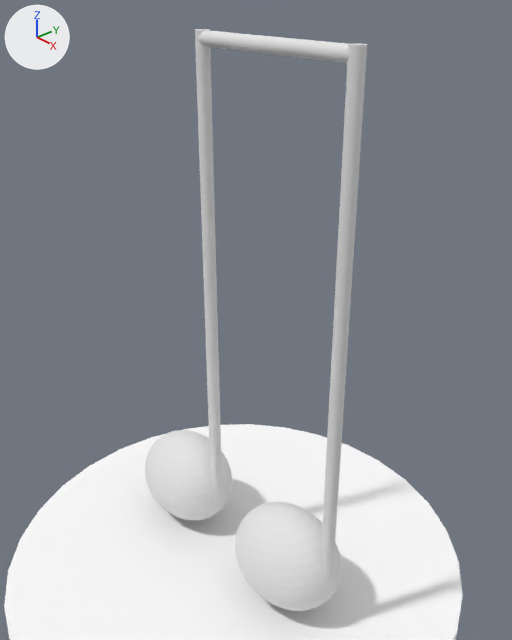
An edit to the Blender file Assets/Models/Tokens/twoUnits.blend, drawn before and after from the same camera.
Before and after are seen from a 50 mm lens placed at (0.76, -0.611, 0.971), pointed at (0.016, 0.036, 0.485). Lighting does not change. The marker at upper left points along +X, +Y and +Z.

The older version as bpy lines, for what is in view:
```python
me_cylinder_001 = bpy.data.meshes.new('Cylinder.001')
me_cylinder_001.from_pydata(...)  # a 32-sided cylinder along z spanning x -0.01..0.01, y -0.01..0.01, z -0.5..0.5
me_cylinder_001.materials.append(mat_plastic)  # its picture is missing
me_cylinder_002 = bpy.data.meshes.new('Cylinder.002')
me_cylinder_002.from_pydata(...)  # a 32-sided cylinder along z spanning x -0.01..0.01, y -0.01..0.01, z -0.5..0.5
me_cylinder_002.materials.append(mat_plastic_001)  # its picture is missing
me_cylinder_003 = bpy.data.meshes.new('Cylinder.003')
me_cylinder_003.from_pydata(...)  # a 32-sided cylinder along z spanning x -0.01..0.01, y -0.01..0.01, z -0.5..0.5
me_cylinder_003.materials.append(mat_plastic_004)  # its picture is missing
me_sphere_001 = bpy.data.meshes.new('Sphere.001')
me_sphere_001.from_pydata(...)  # a UV sphere (32 segments, 16 rings, poles along z) spanning x -0.1..0.1, y -0.1..0.1, z -0.1..0.1
me_sphere_001.materials.append(mat_plastic_001)  # its picture is missing
ob_cylinder_001 = bpy.data.objects.new('Cylinder.001', me_cylinder_001)
ob_cylinder_001.location = (-0.05, 0.0, 0.5)
ob_cylinder_001.scale = (1.0, 1.0, 0.8)
ob_cylinder_002 = bpy.data.objects.new('Cylinder.002', me_cylinder_002)
ob_cylinder_002.location = (0.223, 0.0, 0.5)
ob_cylinder_002.scale = (1.0, 1.0, 0.8)
ob_cylinder_003 = bpy.data.objects.new('Cylinder.003', me_cylinder_003)
ob_cylinder_003.location = (0.086, 0.0, 0.89)
ob_cylinder_003.rotation_euler = (0.0, 1.571, 0.0)  # degrees (0, 90, 0)
ob_cylinder_003.scale = (1.0, 1.0, 0.275)
ob_sphere_001 = bpy.data.objects.new('Sphere.001', me_sphere_001)
ob_sphere_001.location = (0.135, 0.0, 0.113)
ob_sphere_001.rotation_euler = (0.0, -0.272, 0.0)  # degrees (0, -16, 0)
ob_sphere_001.scale = (1.0, 0.722, 0.846)
# also in view: 'Sphere.000' at (0.133, 0.0, 0.113); 'Cylinder' at (0.0, 0.0, 0.0); 'Sphere.002' at (-0.139, 0.0, 0.113)
```
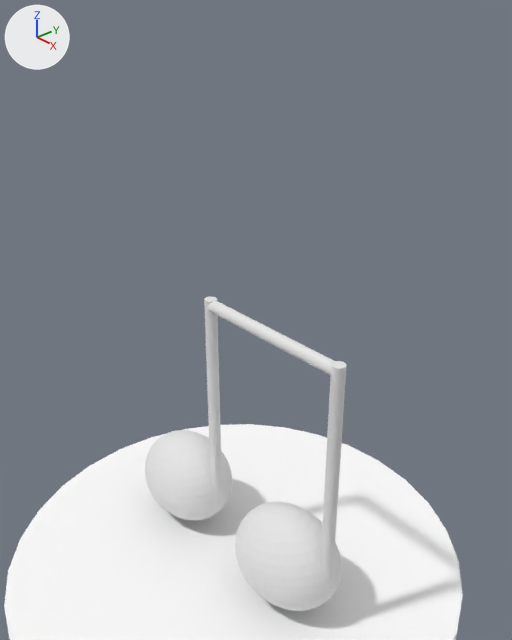
Location of each change, (x1, y1, x2, y2) in pixels of the pictures (512 x 640 px):
'Cylinder.002', moved, rescaled (43% narrower, 60% shorter)
    before: (321, 43, 367, 598)
    after: (321, 361, 347, 581)
'Cylinder.001', moved, rescaled (32% narrower, 57% shorter)
    before: (195, 29, 222, 507)
    after: (204, 297, 222, 504)
'Cylinder.003', moved
    before: (196, 30, 352, 63)
    after: (205, 301, 334, 376)

What changed in the scene script:
```text
Change ob_cylinder_001:
    ob_cylinder_001.location: (-0.05, 0.0, 0.5) -> (-0.05, 0.0, 0.309)
    ob_cylinder_001.scale: (1.0, 1.0, 0.8) -> (1.0, 1.0, 0.4)
Change ob_cylinder_002:
    ob_cylinder_002.location: (0.223, 0.0, 0.5) -> (0.223, 0.0, 0.309)
    ob_cylinder_002.scale: (1.0, 1.0, 0.8) -> (1.0, 1.0, 0.4)
Change ob_cylinder_003:
    ob_cylinder_003.location: (0.086, 0.0, 0.89) -> (0.086, 0.0, 0.499)
```
